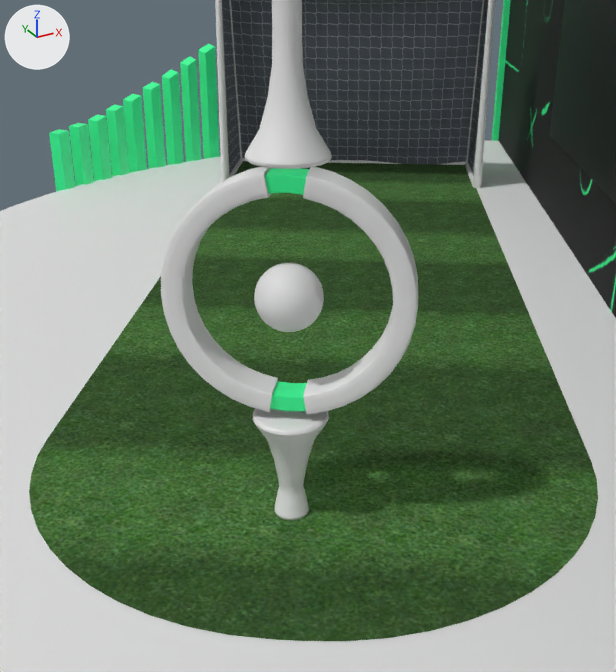
The FBX model MovistarExperience/MovistarUniverse/SM_Corner_MovistarDeportes/SM_Corner_MovistarDeportes.fbx: old version first, new version second.
Rendered twice from a camera (50 mm lens) standing at (3.852, -8.056, 1.826) and looking at (5.003, -5.962, 0.779). Lighting does not change. The marker at upper left points along +X, +Y and +Z. Where no turn or scale is listed for an object, it has been applied to the vertices.

In view in the first picture: 'Cerramiento', 'Circle.Deportes', 'Fondo', 'Plane', 'SoccerBall_normal', 'grass', 'porteria-arco', 'porteria-red', 'shooter', 'shooter.001', 'shooter.002', 'shooter.003'.
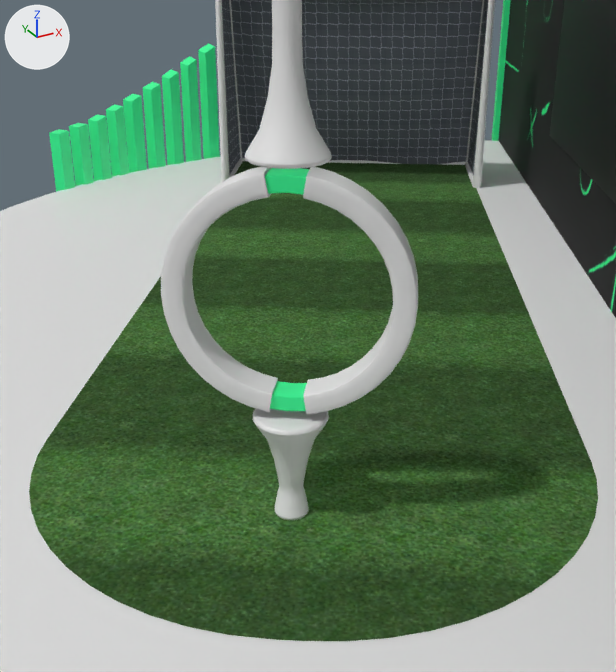
Where the newer file only moved an object's origin or applied its transform, the numbers keep the older frame.

Boxes [x1, y1, x2, y2] around the edits, measured in the pictures (616 x 672 px):
```json
{"object": "SoccerBall_normal", "change": "deleted", "before": [254, 263, 324, 332]}
```

Scene script edits in JSON lines:
```json
{"op": "remove", "block": "ob_soccerball_normal", "code": ["ob_soccerball_normal = bpy.data.objects.new('SoccerBall_normal', me_mesh_022)", "ob_soccerball_normal.location = (4.975, -5.893, 0.887)"]}
```
